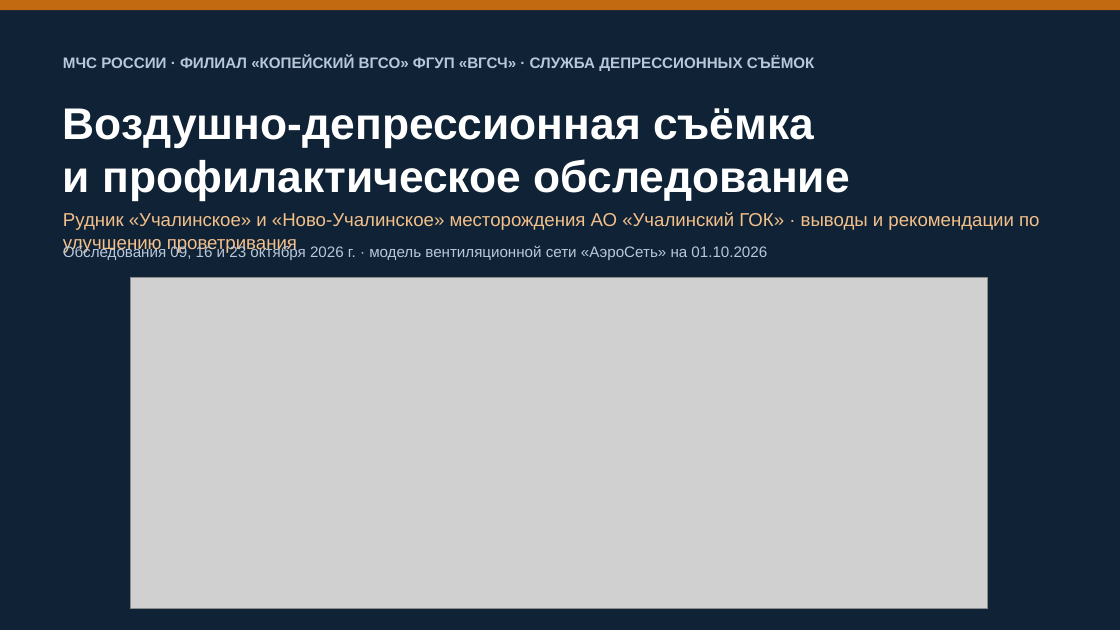
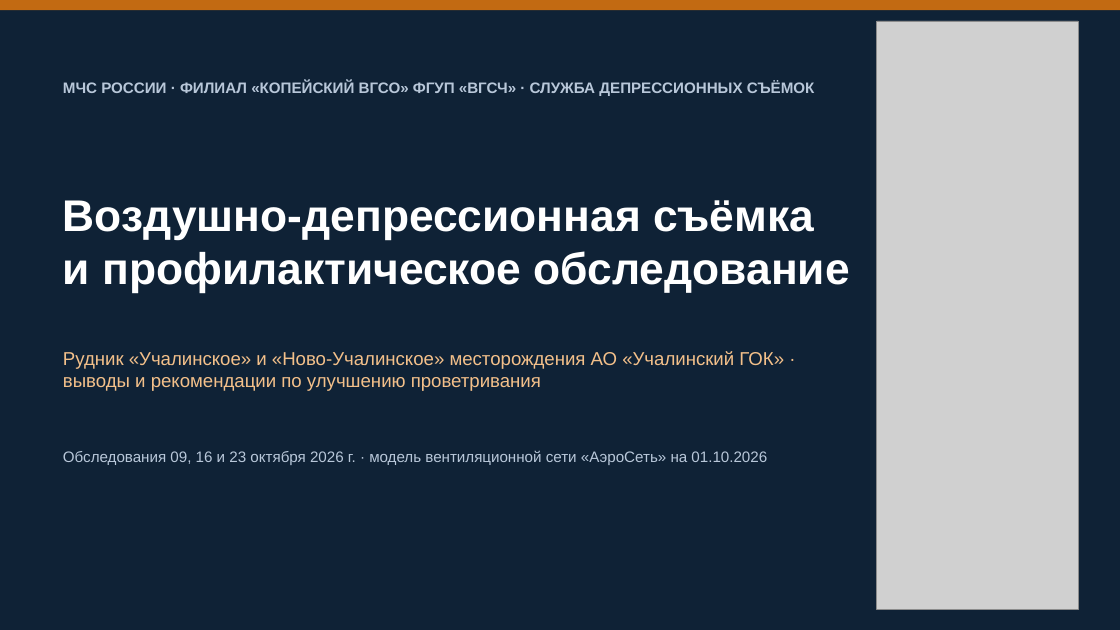
Before and after one commit to pvsistema/ventilation-system-design, a slide deck: slide 1 of docs/private/ВДС-УГОК-презентация-2026-10.pptx. Drawn at 1120x630 pixels with LibreOffice and Linux fonts; fonts in the diff are those of the drawing; grey boxes stand for pictures. Boxes give left, top, right and bottom in pixels: in the first picture for what was removed or moved away, otherwise in the second. Text is boxed around its words. In the diff, an @@ line names an element or a change of style, - is before the commit and + after.

```diff
--- a/docs/private/ВДС-УГОК-презентация-2026-10.pptx
+++ b/docs/private/ВДС-УГОК-презентация-2026-10.pptx
@@ picture added at <box>877,21,1078,609</box> @@
@@ text "МЧС РОССИИ · ФИЛИАЛ «КОПЕЙСКИЙ ...": place and size @@
-text "МЧС РОССИИ · ФИЛИАЛ «КОПЕЙСКИЙ ..." at <box>63,55,815,71</box>
+text "МЧС РОССИИ · ФИЛИАЛ «КОПЕЙСКИЙ ..." at <box>63,81,815,96</box>
@@ text "Воздушно-депрессионная съёмка и профилактическое обследовани ...": place and size @@
-text "Воздушно-депрессионная съёмка и профилактическое обследовани ..." at <box>63,108,850,200</box>
+text "Воздушно-депрессионная съёмка и профилактическое обследовани ..." at <box>63,200,850,293</box>
@@ picture removed at <box>130,277,987,608</box> @@
@@ text "Рудник «Учалинское» и «Ново-Учалинское» месторождения ..." rewrapped from <box>63,212,1039,253</box> to <box>63,351,784,391</box> @@
@@ text "Обследования 09, 16 и 23 ...": place and size @@
-text "Обследования 09, 16 и 23 ..." at <box>63,244,767,260</box>
+text "Обследования 09, 16 и 23 ..." at <box>63,450,767,465</box>
```
Also in this commit, not shown: 1 other slide changed, 1 other file.
